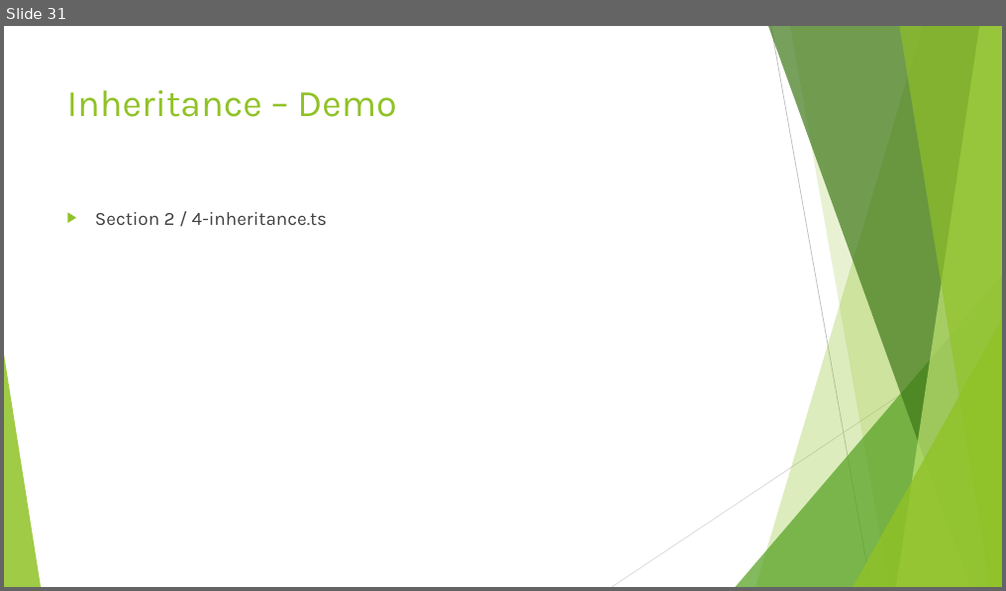
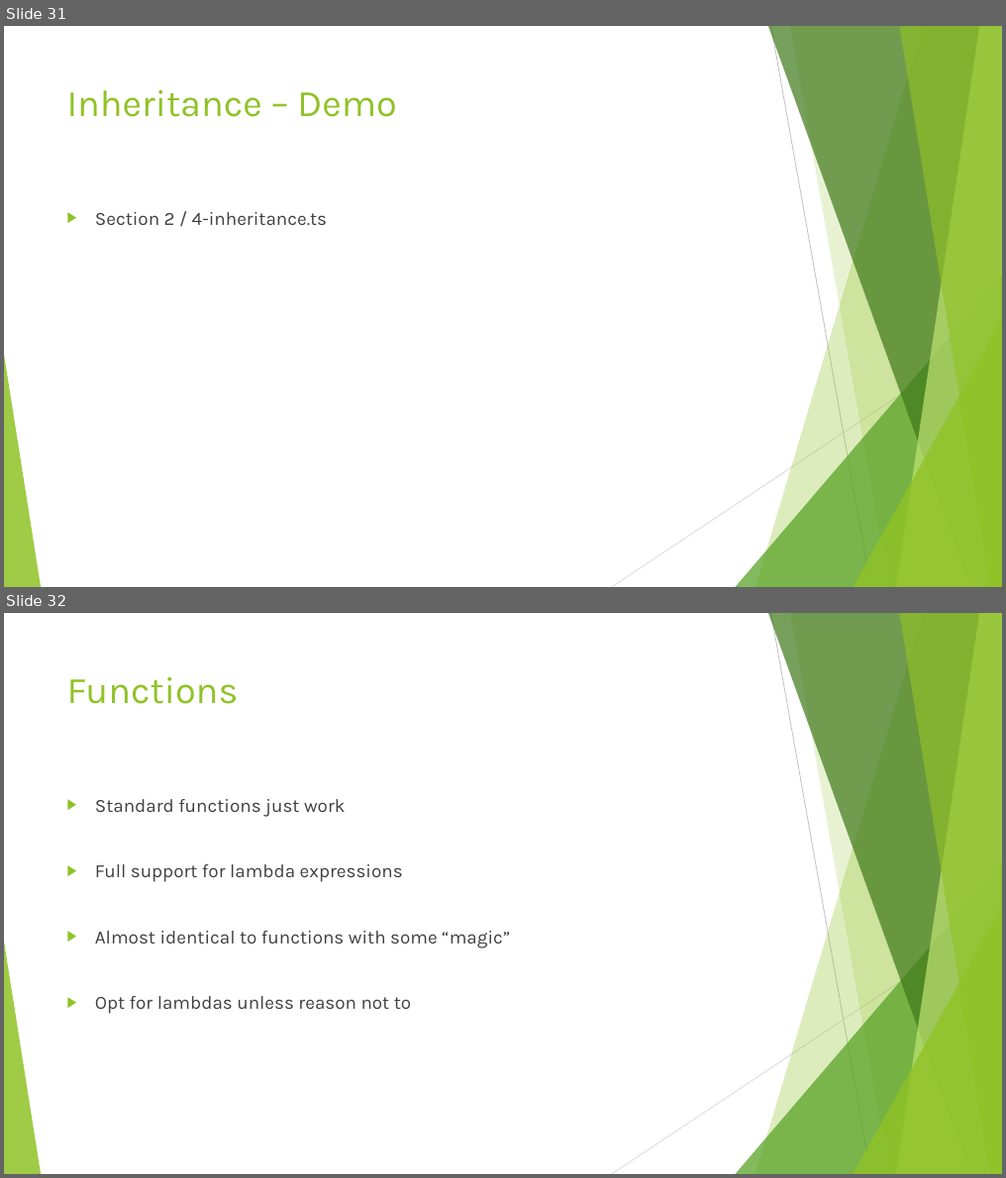
Before and after one commit to dflor003/typescript-fundamentals, a slide deck: Presentation/TypeScriptFundamentals.pptx. Shown one above the other, each under a label of ours: slide 31 before the commit, slides 31 and 32 after it. The pictures are 1006x591 and 1006x1178 pixels, drawn with LibreOffice and Linux fonts; fonts in the diff are those of the drawing. Boxes give left, top, right and bottom in pixels: in the first picture for what was removed or moved away, otherwise in the second. Text is boxed around its words. In the diff, an @@ line names an element or a change of style, - is before the commit and + after.

Commit message:
DanilF: Added to interfaces section. Added slides and examples for lambdas, generics, and definition files.

```diff
--- a/Presentation/TypeScriptFundamentals.pptx
+++ b/Presentation/TypeScriptFundamentals.pptx
@@ slide 32 added at <box>4,613,1002,1174</box>, background #FFFFFF; not listed: 10 template elements that a slide beside it also shows @@
@@ title added at <box>67,677,239,704</box>, 36 pt, text #90C226 @@
+Functions
@@ text added at <box>95,799,510,1014</box>, 18 pt, text #404040 @@
+▶ Standard functions just work
+▶ Full support for lambda expressions
+▶ Almost identical to functions with some “magic”
+▶ Opt for lambdas unless reason not to
```
Also in this commit, not shown: 13 other slides added, 16 other files.
